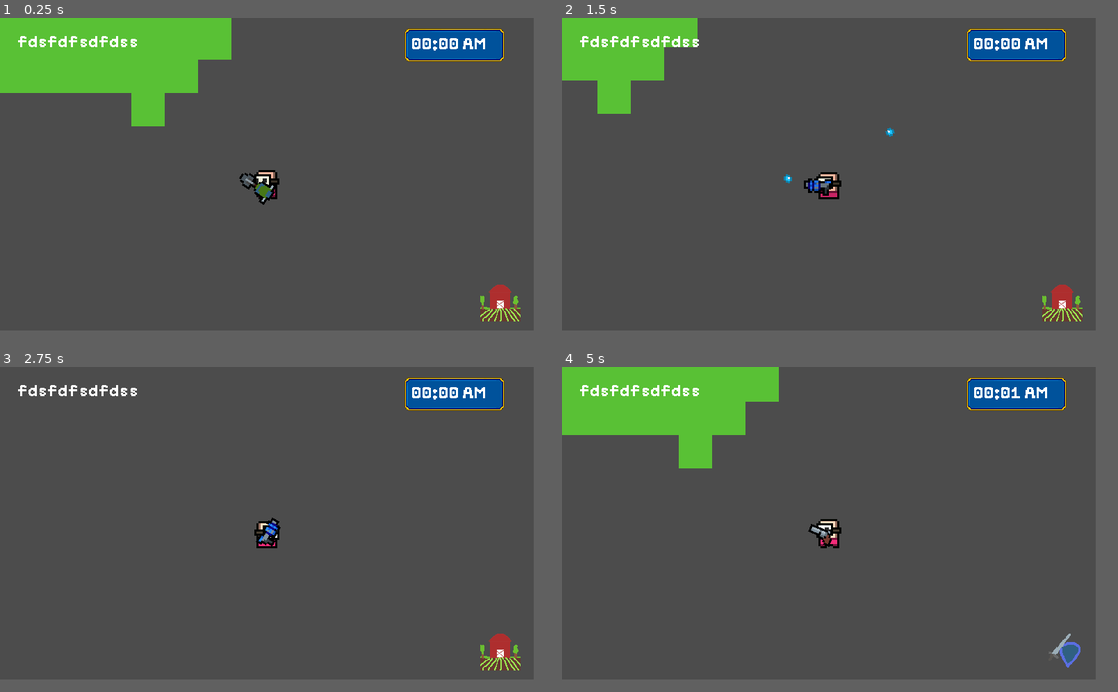
Above: before the commit, frames 1-4 (two rows, left to right).
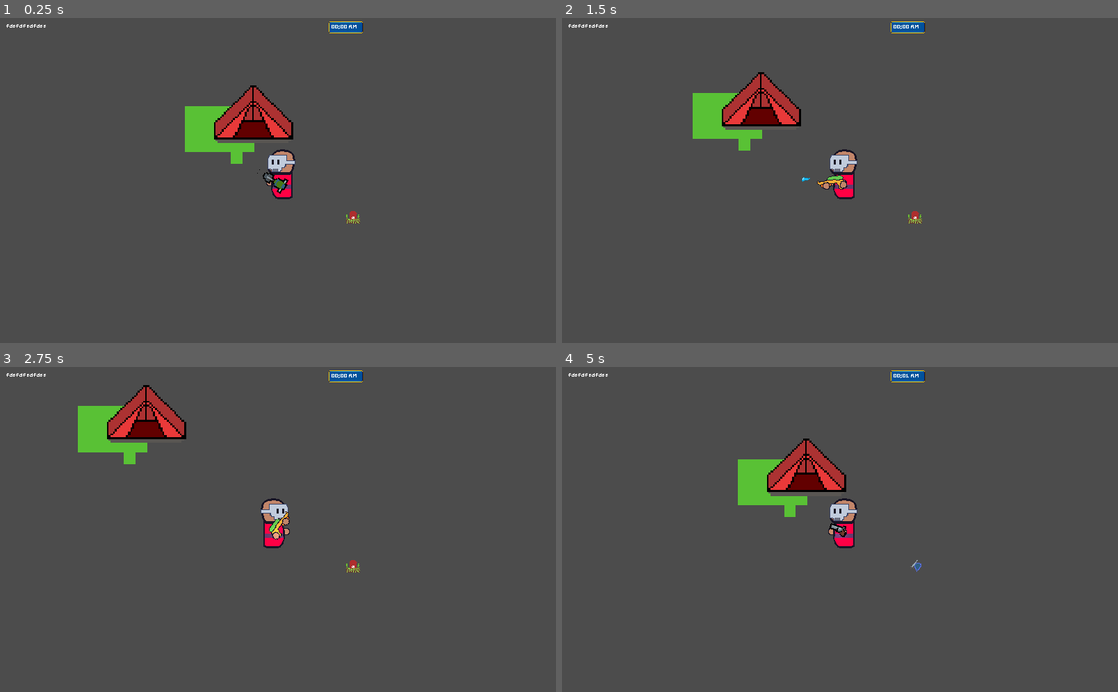
Above: after the commit, the same moments.

Repository: sugarvoid/gargun-valley
Game: Godot game, scene res://game/Game.tscn
Same seed, same stepped clock (60 frames per second), same inputs: the game is played once before the commit and once after it.
Inputs (mouse positions are in pixels of both pictures, inside the frame that each line leads up to):
- Up to frame 1 (0.25 s): no input
- Up to frame 2 (1.5 s): tap Enter at 0.5 s; move the mouse to (945, 157) at 0.52 s; hold D (move_right) 0.53-1.28 s; tap Mouse wheel down (cycle_hand) at 0.6 s; click (945, 157) at 0.67 s; move the mouse to (723, 190) at 1.27 s; hold S (move_down) from 1.28 s (still down); click (723, 190) at 1.35 s
- Up to frame 3 (2.75 s): move the mouse to (322, 454) at 2.02 s; release S (move_down) at 2.03 s; hold D (move_right) from 2.03 s (still down); tap R (light_toggle) at 2.1 s
- Up to frame 4 (5 s): move the mouse to (801, 584) at 2.77 s; release D (move_right) at 2.78 s; hold W (move_up) 2.78-3.53 s; right-click (801, 584) at 2.85 s; click (801, 584) at 2.92 s; move the mouse to (990, 568) at 3.52 s; hold A (move_left) from 3.53 s (still down); tap E (switch_mode) at 3.6 s; move the mouse to (667, 477) at 4.27 s; tap Mouse wheel down (cycle_hand) at 4.35 s
In our replay, the window is 768x450 before the commit and 800x468 after it. These sizes can differ from the game's own. Grey fills any space a smaller window leaves; there, only what the larger window draws over its background counts as a difference.

The runs differ from the first frame. In frame 1, 16% of the frame differs, in the area x 0-94%, y 0-94%; in frame 2, 11%; in frame 3, 6.5%; in frame 4, 14%.

Commit message:
Added new player sprite. Increased size of other sprites to match player.

Diff:
--- a/game/actor/actor.gd
+++ b/game/actor/actor.gd
@@ -2,7 +2,7 @@
 class_name Actor
 
 
-var move_speed: float = 65
+var move_speed: float = 100
 var velocity = Vector2.ZERO
 var target: Actor
 var is_facing_right: bool = true
--- a/game/actor/player/Player.tscn
+++ b/game/actor/player/Player.tscn
@@ -1,6 +1,6 @@
-[gd_scene load_steps=11 format=2]
+[gd_scene load_steps=9 format=2]
 
-[ext_resource path="res://game/actor/player/sprite.png" type="Texture" id=1]
+[ext_resource path="res://game/actor/player/player.png" type="Texture" id=1]
 [ext_resource path="res://game/weapon/water_gun/WaterGun.tscn" type="PackedScene" id=2]
 [ext_resource path="res://game/actor/player/player.gd" type="Script" id=3]
 [ext_resource path="res://game/actor/player/light.png" type="Texture" id=4]
@@ -10,41 +10,6 @@
 [sub_resource type="CapsuleShape2D" id=3]
 radius = 6.0
 height = 8.0
-
-[sub_resource type="Animation" id=2]
-resource_name = "idle"
-length = 0.6
-loop = true
-step = 0.05
-tracks/0/type = "value"
-tracks/0/path = NodePath(".:frame")
-tracks/0/interp = 1
-tracks/0/loop_wrap = true
-tracks/0/imported = false
-tracks/0/enabled = true
-tracks/0/keys = {
-"times": PoolRealArray( 0, 0.15, 0.3, 0.45 ),
-"transitions": PoolRealArray( 1, 1, 1, 1 ),
-"update": 1,
-"values": [ 4, 5, 6, 7 ]
-}
-
-[sub_resource type="Animation" id=6]
-resource_name = "running"
-length = 0.35
-loop = true
-tracks/0/type = "value"
-tracks/0/path = NodePath(".:frame")
-tracks/0/interp = 1
-tracks/0/loop_wrap = true
-tracks/0/imported = false
-tracks/0/enabled = true
-tracks/0/keys = {
-"times": PoolRealArray( 0, 0.1, 0.2, 0.3 ),
-"transitions": PoolRealArray( 1, 1, 1, 1 ),
-"update": 1,
-"values": [ 8, 9, 10, 11 ]
-}
 
 [sub_resource type="RectangleShape2D" id=5]
 extents = Vector2( 7.5, 7 )
@@ -56,22 +21,15 @@
 position = Vector2( 0, 4 )
 shape = SubResource( 3 )
 
-[node name="AnimationPlayer" type="AnimationPlayer" parent="."]
-root_node = NodePath("../Sprite")
-anims/idle = SubResource( 2 )
-anims/running = SubResource( 6 )
-
 [node name="Sprite" type="Sprite" parent="."]
 texture = ExtResource( 1 )
-hframes = 4
-vframes = 3
-frame = 4
 
 [node name="Hand" type="Position2D" parent="."]
-position = Vector2( 1.956, 8.324 )
+position = Vector2( -1.667, 5.725 )
 
 [node name="ShovelGun" parent="Hand" instance=ExtResource( 5 )]
 unique_name_in_owner = true
+scale = Vector2( 2, 2 )
 
 [node name="Camera2D" type="Camera2D" parent="."]
 current = true
@@ -102,6 +60,7 @@
 
 [node name="HandGun" parent="Backpack" instance=ExtResource( 6 )]
 unique_name_in_owner = true
+scale = Vector2( 2, 2 )
 
 [connection signal="area_entered" from="InteractionArea" to="." method="_on_InteractionArea_area_entered"]
 [connection signal="area_exited" from="InteractionArea" to="." method="_on_InteractionArea_area_exited"]
--- a/game/actor/player/player.gd
+++ b/game/actor/player/player.gd
@@ -9,7 +9,6 @@
 signal done_reloading
 signal request_plot_placement
 
-onready var animation_player: AnimationPlayer = get_node("AnimationPlayer")
 onready var reload_timer: Timer = get_node("ReloadTimer")
 onready var player_light: Light2D = get_node("Light")
 onready var hand = get_node("Hand")
@@ -23,7 +22,7 @@
 var click_recharge_time: float = 2.0
 var can_click: bool = true
 var friction = 0.1
-var acceleration = 0.1
+var acceleration = 0.5
 var mouse_location: Vector2
 var current_weapon: Weapon
 var is_reloading: bool
@@ -34,7 +33,6 @@
 
 func _ready() -> void:
 	_update_current_weapon()
-	self.animation_player.play("idle")
 	water_gun.connect("can_shoot_bullet", self, "_make_bullet")
 	hand_gun.connect("can_shoot_bullet", self, "_make_bullet")
 
--- a/game/interface/hud/HUD.tscn
+++ b/game/interface/hud/HUD.tscn
@@ -25,7 +25,7 @@
 text = "fdsfdfsdfdss"
 
 [node name="PlayModeIcon" type="Sprite" parent="."]
-position = Vector2( 240, 136 )
+position = Vector2( 488, 275 )
 scale = Vector2( 0.3, 0.3 )
 texture = ExtResource( 2 )
 hframes = 2
@@ -35,9 +35,9 @@
 margin_bottom = 40.0
 
 [node name="NinePatchRect" type="NinePatchRect" parent="."]
-margin_left = 194.0
+margin_left = 454.0
 margin_top = 5.0
-margin_right = 242.0
+margin_right = 502.0
 margin_bottom = 21.0
 texture = ExtResource( 5 )
 region_rect = Rect2( 0, 0, 40, 40 )
--- a/game/weapon/Weapon.tscn
+++ b/game/weapon/Weapon.tscn
@@ -1,14 +1,11 @@
-[gd_scene load_steps=3 format=2]
+[gd_scene load_steps=2 format=2]
 
-[ext_resource path="res://game/weapon/water_gun/blue_gun.png" type="Texture" id=1]
 [ext_resource path="res://game/weapon/weapon.gd" type="Script" id=2]
-
 
 [node name="Weapon" type="Node2D"]
 script = ExtResource( 2 )
 
 [node name="Sprite" type="Sprite" parent="."]
-texture = ExtResource( 1 )
 offset = Vector2( 3.771, -1.804 )
 region_rect = Rect2( 490, 2, 14, 8 )
 
--- a/game/weapon/hand_gun/hand_gun.gd
+++ b/game/weapon/hand_gun/hand_gun.gd
@@ -3,7 +3,7 @@
 
 func _init() -> void:
 	self.weapon_ID = Global.WEAPON_IDS.hand_gun
-	bullet_speed = 200
+	bullet_speed = 300
 	bullet_life = 3.5
 	reload_time = 2.5
 	magazine_size = 9
--- a/game/weapon/water_gun/WaterGun.tscn
+++ b/game/weapon/water_gun/WaterGun.tscn
@@ -1,7 +1,15 @@
-[gd_scene load_steps=3 format=2]
+[gd_scene load_steps=4 format=2]
 
 [ext_resource path="res://game/weapon/Weapon.tscn" type="PackedScene" id=1]
 [ext_resource path="res://game/weapon/water_gun/water_gun.gd" type="Script" id=2]
+[ext_resource path="res://game/weapon/water_gun/water_gun.png" type="Texture" id=3]
 
 [node name="WaterGun" instance=ExtResource( 1 )]
 script = ExtResource( 2 )
+
+[node name="Sprite" parent="." index="0"]
+texture = ExtResource( 3 )
+offset = Vector2( 14.655, -2.524 )
+
+[node name="Muzzle" parent="." index="1"]
+position = Vector2( 35, -6 )
--- a/game/weapon/water_gun/water_gun.gd
+++ b/game/weapon/water_gun/water_gun.gd
@@ -3,7 +3,7 @@
 
 func _init():
 	self.weapon_ID = Global.WEAPON_IDS.water_gun
-	bullet_speed = 80
+	bullet_speed = 200
 	bullet_life = 2.5
 	reload_time = 3.0
 	magazine_size = 15
--- a/project.godot
+++ b/project.godot
@@ -120,8 +120,8 @@
 
 [display]
 
-window/size/width=256
-window/size/height=150
+window/size/width=768
+window/size/height=450
 window/size/test_width=1024
 window/size/test_height=600
 window/stretch/mode="2d"
Binary file added: game/actor/player/player.aseprite
Binary file added: game/actor/player/player.png
Not shown, added: game/actor/player/player.png.import
Binary file changed: game/projectile/bullets.png
Binary file added: game/weapon/water_gun.aseprite
Binary file added: game/weapon/water_gun/water_gun.png
Not shown, added: game/weapon/water_gun/water_gun.png.import
Not shown, added: idea/Screenshot from 2022-07-31 16-50-32.png.import
Binary file changed: tent.png
